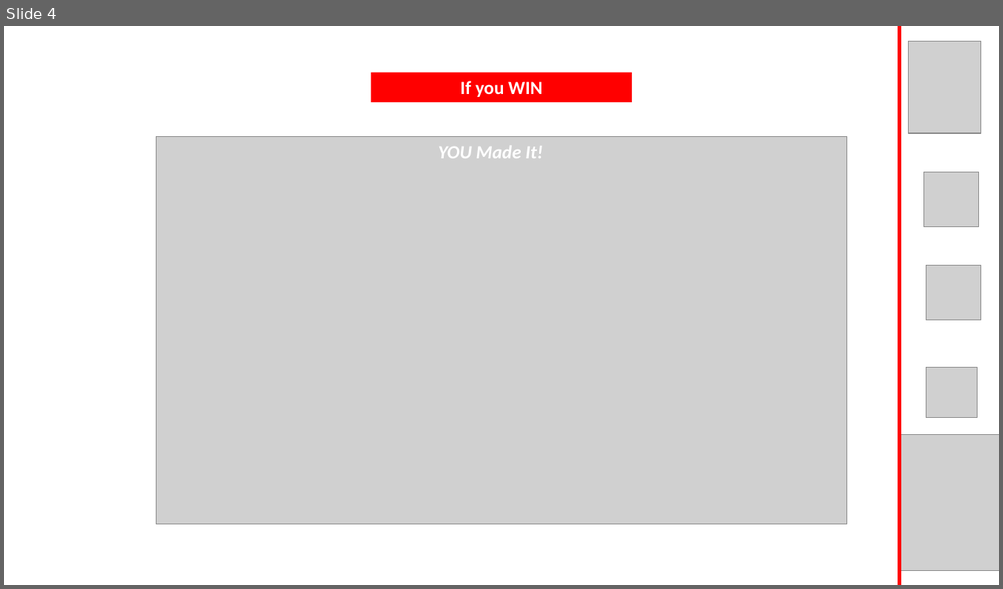
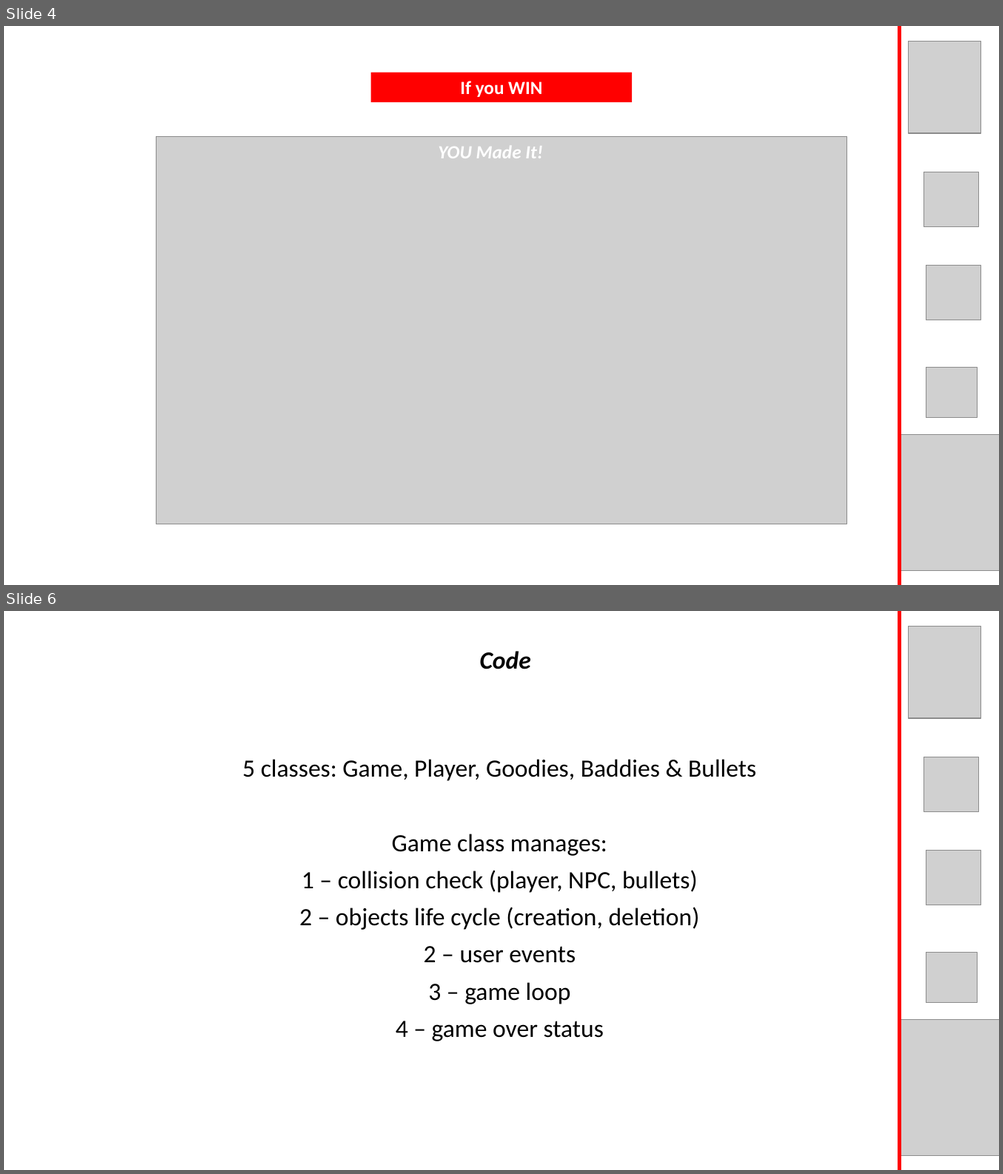
Before and after one commit to dimitrijd-iron/star-pizzas, a slide deck: doc/StarPizzasPres.pptx. Shown one above the other, each under a label of ours: slide 4 before the commit, slides 4 and 6 after it; the slides between them are not shown. The pictures are 1003x589 and 1003x1174 pixels, drawn with LibreOffice and Linux fonts; fonts in the diff are those of the drawing; grey boxes stand for pictures. Boxes give left, top, right and bottom in pixels: in the first picture for what was removed or moved away, otherwise in the second. Text is boxed around its words. In the diff, an @@ line names an element or a change of style, - is before the commit and + after.

```diff
--- a/doc/StarPizzasPres.pptx
+++ b/doc/StarPizzasPres.pptx
@@ slide 6 added at box(4, 611, 999, 1170), background #FFFFFF @@
@@ line added from (899, 611) to (899, 1170), #FF0000 3 pt @@
@@ picture added at box(908, 626, 981, 718) @@
@@ text added at box(480, 651, 531, 669), 24 pt, text #000000, bold, italic @@
+Code
@@ subtitle added at box(242, 759, 756, 1042), 24 pt, text #000000 @@
+5 classes: Game, Player, Goodies, Baddies & Bullets
+Game class manages:
+1 – collision check (player, NPC, bullets)
+2 – objects life cycle (creation, deletion)
+2 – user events
+3 – game loop
+4 – game over status
@@ picture added at box(924, 758, 979, 812) @@
@@ picture added at box(926, 851, 981, 905) @@
@@ picture added at box(926, 953, 977, 1003) @@
@@ picture added at box(899, 1020, 999, 1156) @@
```
Also in this commit, not shown: 3 other slides added, 1 other file.
